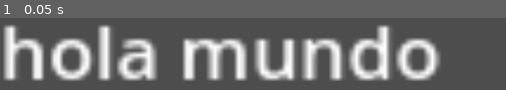
Above: before the commit, frame 1.
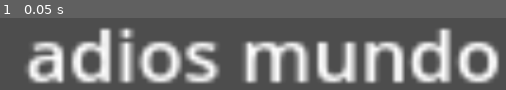
Above: after the commit, the same moment.

Repository: juanperezma/MiProyectoGodot
Game: Godot game, scene res://node_2d.tscn
Same seed, same stepped clock (60 frames per second), same inputs: the game is played once before the commit and once after it. The project has no main scene, so this scene is started directly.
Inputs:
- Up to frame 1 (0.05 s): no input

The runs differ from the first frame. In frame 1, 47% of the frame differs, in the area x 0-99%, y 9-92%.

Commit message:
Cambios guardados

Diff:
--- a/node_2d.tscn
+++ b/node_2d.tscn
@@ -5,7 +5,9 @@
 [node name="Node2D" type="Node2D" parent="."]
 
 [node name="Label" type="Label" parent="."]
-offset_right = 40.0
-offset_bottom = 23.0
+offset_left = 36.0
+offset_top = 4.0
+offset_right = 130.0
+offset_bottom = 27.0
 scale = Vector2(6.81432, 6.36197)
-text = "hola mundo"
+text = "adios mundo"
